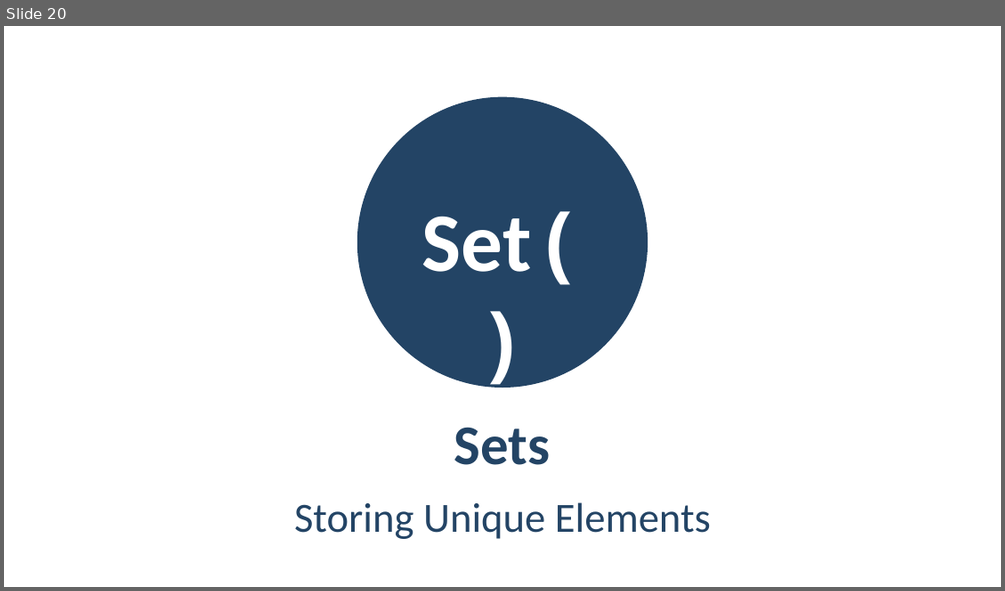
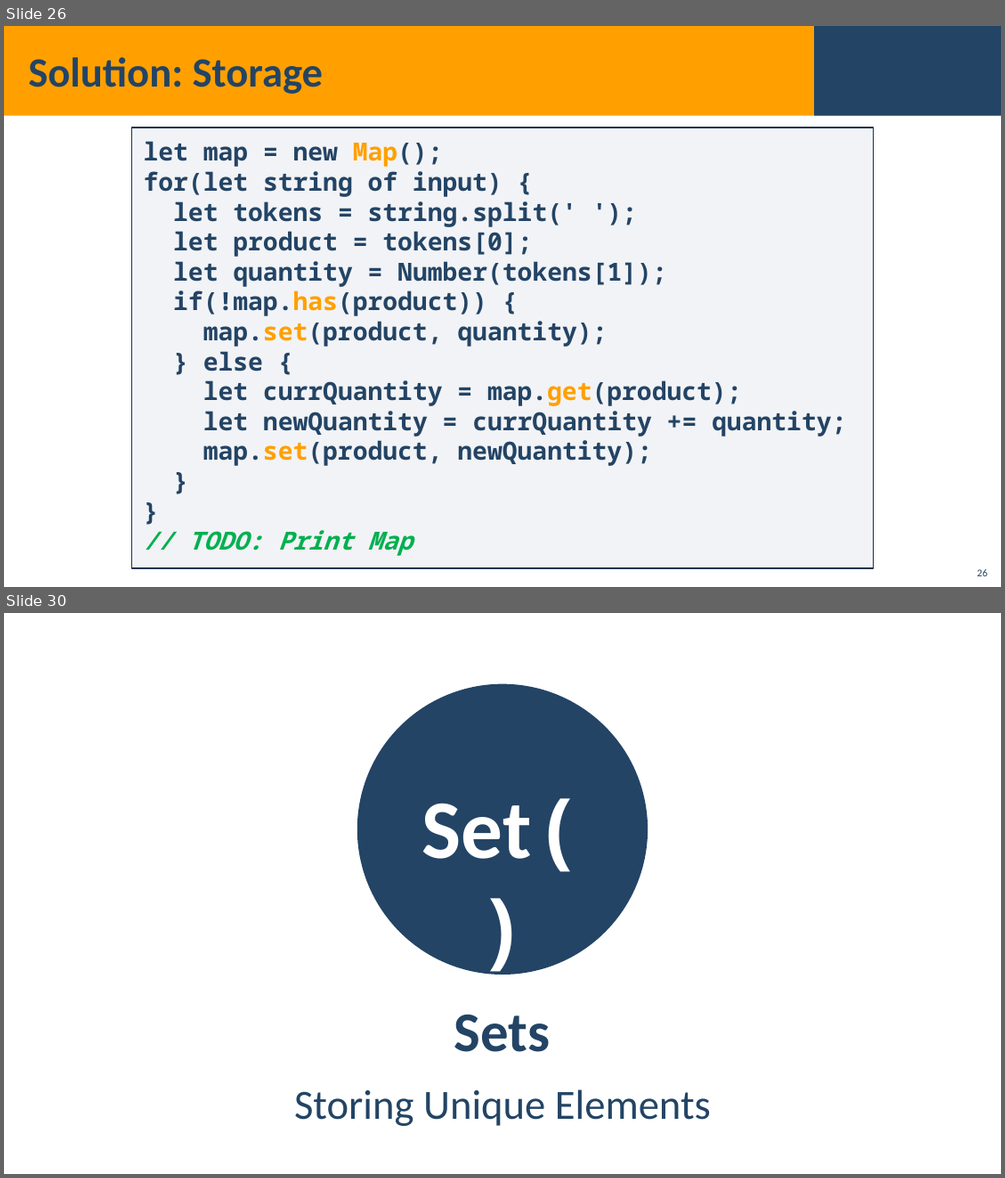
Before and after one commit to YordanovPetar/SoftUni, a slide deck: JavaScriptFundamentals/07_AssociativeArrays/07_1_AssociativeArraysLab/08. JS-Fundamentals-Associative-Arrays.pptx. Shown one above the other, each under a label of ours: slide 20 before the commit, slides 26 and 30 after it; the slides between them are not shown. The pictures are 1005x591 and 1005x1178 pixels, drawn with LibreOffice and Linux fonts; fonts in the diff are those of the drawing; background and template pictures are left out. Boxes give left, top, right and bottom in pixels: in the first picture for what was removed or moved away, otherwise in the second. Text is boxed around its words. In the diff, an @@ line names an element or a change of style, - is before the commit and + after.

```diff
--- a/JavaScriptFundamentals/07_AssociativeArrays/07_1_AssociativeArraysLab/08. JS-Fundamentals-Associative-Arrays.pptx
+++ b/JavaScriptFundamentals/07_AssociativeArrays/07_1_AssociativeArraysLab/08. JS-Fundamentals-Associative-Arrays.pptx
@@ slide 26 added at (4, 26, 1001, 587), background picture (left out) @@
@@ rectangle added at (4, 26, 1001, 116), fill #FFA000 @@
@@ rectangle added at (814, 26, 1001, 116), fill #234465 @@
@@ title added at (28, 57, 323, 94), 40 pt, text #234465, bold @@
+Solution: Storage
@@ rectangle added at (132, 127, 874, 568), fill #ADB4C3 at 15% opacity, outline #1A334C 1 pt, 24 pt, text #234465, bold @@
+let map = new Map();
+for(let string of input) {
+let tokens = string.split(' ');
+let product = tokens[0];
+let quantity = Number(tokens[1]);
+if(!map.has(product)) {
+map.set(product, quantity);
+} else {
+let currQuantity = map.get(product);
+let newQuantity = currQuantity += quantity;
+map.set(product, newQuantity);
+}
+}
+// TODO: Print Map
@@ page number added at (977, 569, 987, 576), 10 pt, text #234465 @@
+26
@@ what was slide 20 is now slide 30 @@
```
Also in this commit, not shown: 2 slides changed, 10 other slides added, 1 slide removed, 8 other files.
